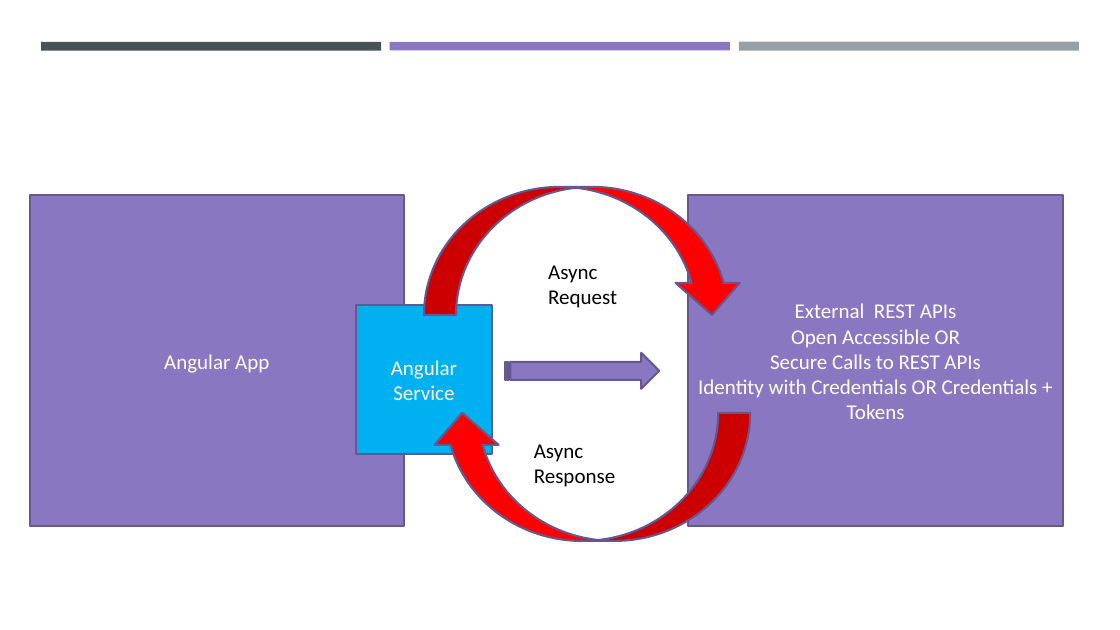
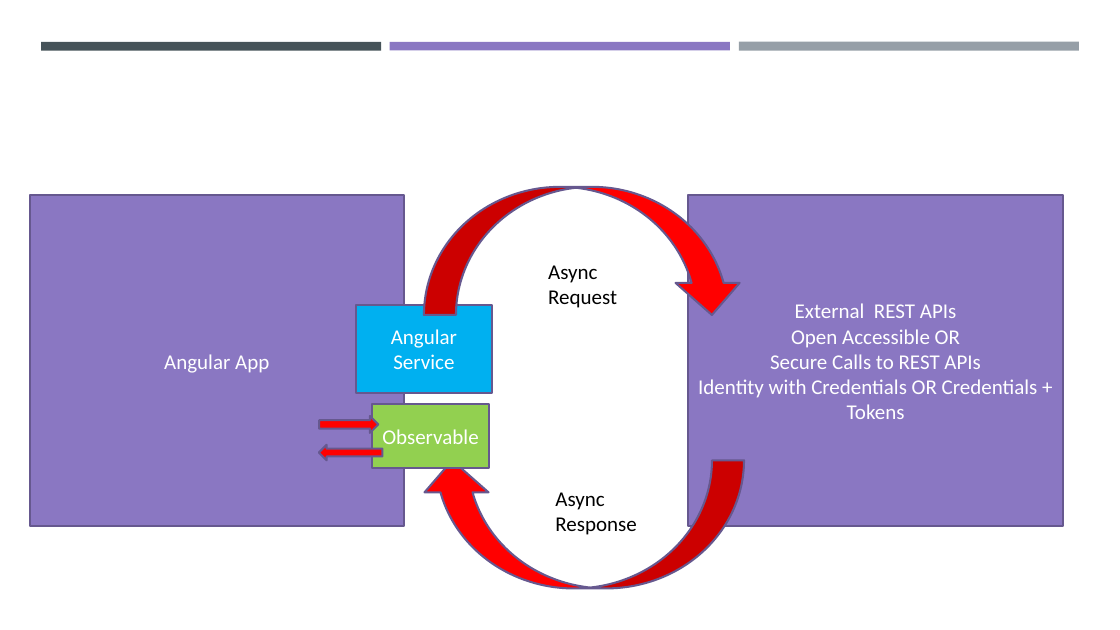
Before and after one commit to maheshsabnis/ngfinastra, a slide deck: slide 14 of Training_Diagrams.pptx (slide 13 before the commit). Drawn at 1120x630 pixels with LibreOffice and Linux fonts; fonts in the diff are those of the drawing. Boxes give left, top, right and bottom in pixels: in the first picture for what was removed or moved away, otherwise in the second. Text is boxed around its words. In the diff, an @@ line names an element or a change of style, - is before the commit and + after.

```diff
--- a/Training_Diagrams.pptx
+++ b/Training_Diagrams.pptx
@@ rectangle "Angular": place and size @@
-rectangle "Angular" at box(356, 305, 492, 455)
+rectangle "Angular" at box(356, 305, 492, 393)
@@ striped right arrow removed at box(505, 353, 660, 389) @@
@@ right arrow added at box(319, 416, 378, 433), fill #FF0000, outline #665890 1.75 pt @@
@@ rectangle added at box(372, 404, 490, 467), fill #92D050, outline #665890 1.75 pt, 18 pt, text #FFFFFF @@
+Observable
@@ left arrow added at box(319, 444, 383, 460), fill #FF0000, outline #665890 1.75 pt @@
@@ curved right arrow: place and size @@
-curved right arrow at box(430, 413, 750, 541)
+curved right arrow at box(421, 461, 745, 589)
@@ text "Async Response": place and size @@
-text "Async Response" at box(534, 444, 615, 487)
+text "Async Response" at box(555, 492, 636, 535)
```
Also in this commit, not shown: 1 slide added, 21 other files.
